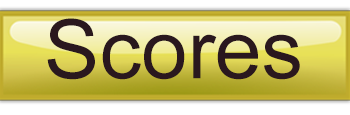
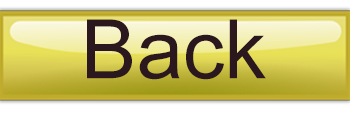
Before/after of a w=350, h=115 layered artwork. What changed in the layer stack:
added layer "Back Cha" above "Scores Cha" over [87, 19, 266, 80]
hid "Scores Cha" over [47, 18, 300, 80]
